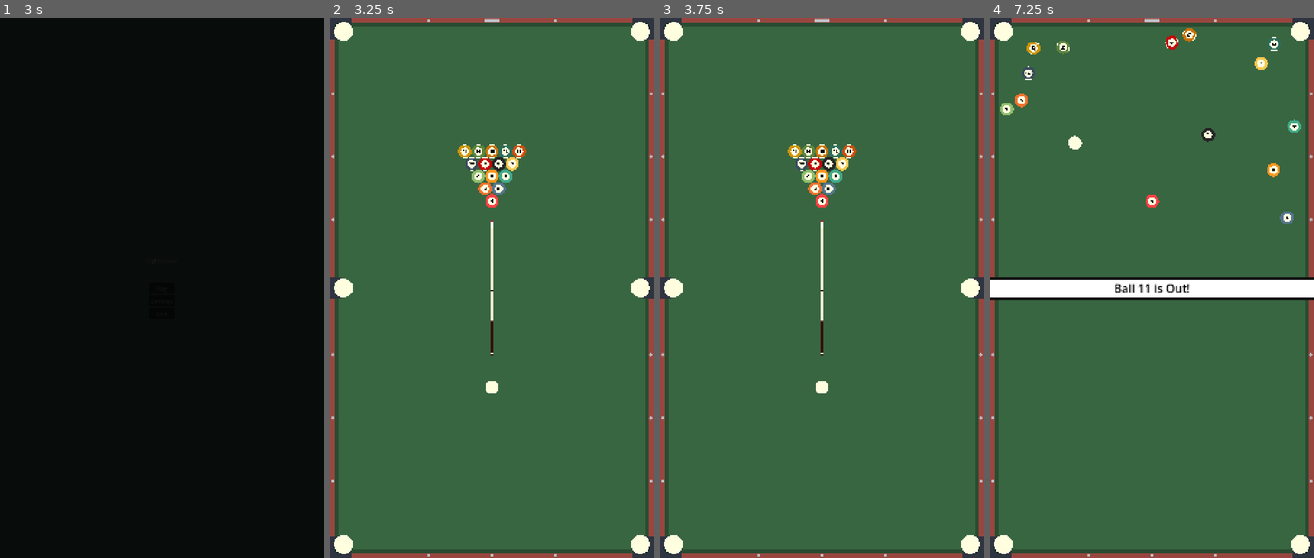
Above: before the commit, frames 1-4 (left to right).
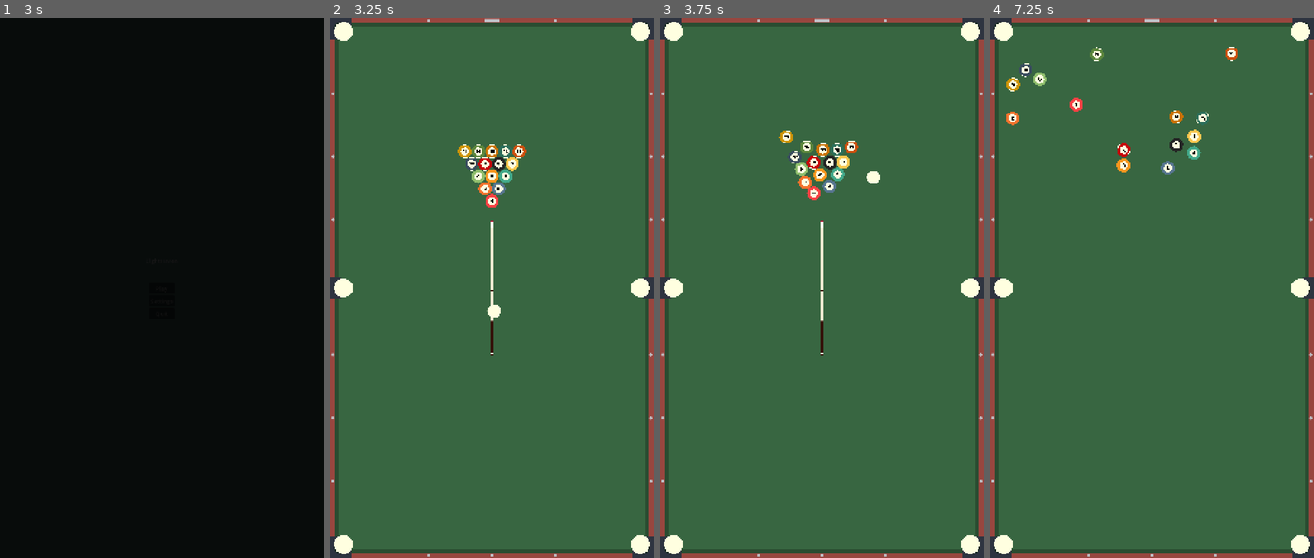
Above: after the commit, the same moments.

Repository: Yukeey07/EightHaven
Game: Godot game, scene res://assets/scenes/main_menu.tscn
Same seed, same stepped clock (60 frames per second), same inputs: the game is played once before the commit and once after it.
Inputs (mouse positions are in pixels of both pictures, inside the frame that each line leads up to):
- Up to frame 1 (3 s): click "Play" at 0.5 s; click "Play" at 1.25 s; click "Play" at 2 s; move the mouse to (233, 261) at 2.77 s; click (233, 261) at 2.92 s
- Up to frame 2 (3.25 s): no input
- Up to frame 3 (3.75 s): drag from (757, 315) to (971, 34) at 3.52 s
- Up to frame 4 (7.25 s): move the mouse to (1184, 169) at 4.27 s; click (1184, 169) at 4.42 s; drag from (1135, 396) to (1002, 34) at 5.02 s; move the mouse to (1249, 369) at 5.77 s; click (1249, 369) at 5.92 s; drag from (1054, 207) to (1301, 541) at 6.52 s

Frame 1 is identical in both runs. In frame 2, 0.1% of the frame differs, in the area x 48-53%, y 53-70%; in frame 3, 1.4%; in frame 4, 6.6%, in the area x 0-100%, y 1-53%.

Commit message:
bot mit botShoot() ausführen

Diff:
--- a/assets/scripts/Bot.gd
+++ b/assets/scripts/Bot.gd
@@ -2,13 +2,21 @@
 
 var allBalls = Globals.allBalls
 var allPockets = Globals.allPockets
+var gameBall: Ball = allBalls[0]
+var meaningfulBalls = []
 var vectorsFromGameBallToBalls = []
 var vectorsFromBallstoPockets = []
 var possibleShots = []
 # Called when the node enters the scene tree for the first time.
 func _ready() -> void:
-	findBestShot()
-	pass # Replace with function body.
+	botShoot()
+	pass
+
+func botShoot():
+	var bestShot = findBestShot()
+	print(bestShot)
+	shoot(bestShot)
+	return true
 
 
 # Called every frame. 'delta' is the elapsed time since the previous frame.
@@ -16,12 +24,22 @@
 	pass
 
 func findBestShot():
+	getAllMeaningfulBalls()
 	vectorsFromGameBallToBalls.clear()
 	vectorsFromBallstoPockets.clear()
 	generateVectorsForAiming()
 	checkVectors()
 	possibleShots.sort_custom(compareVectorLength)
 	return possibleShots[0]
+
+func getAllMeaningfulBalls():
+	for i in allBalls:
+		if i.number > 8:
+			meaningfulBalls.push_back(i)
+	if meaningfulBalls.is_empty():
+		for i in allBalls:
+			if i.number == 8:
+				meaningfulBalls.push_back(i)
 
 func compareVectorLength(a: Vector2,b: Vector2):
 	if(a.length()<b.length()):
@@ -40,11 +58,11 @@
 
 func generateVectorsForAiming():
 	var gameBall = allBalls[0]
-	for i in allBalls.size()/2-1:
+	for i in meaningfulBalls.size():
 		#Vektoren von Spielball zu Ziel-Ball
-		vectorsFromGameBallToBalls.push_back(calculateVectorFromGameBallToBall(gameBall,allBalls[i+8]))
+		vectorsFromGameBallToBalls.push_back(calculateVectorFromGameBallToBall(gameBall,meaningfulBalls[i]))
 		#Vektoren von Allen Bällen zu allen Löchern
-		vectorsFromBallstoPockets.push_back(calculateAllVectorsToPocets(allBalls[i+8]))
+		vectorsFromBallstoPockets.push_back(calculateAllVectorsToPocets(meaningfulBalls[i]))
 	print(vectorsFromBallstoPockets)
 
 func checkVectors():
@@ -86,3 +104,7 @@
 			resultVector = Vector2(vector1.x*-1.03,vector1.y*-1.03)
 	#je nach unterschied werte von vektor von spielball zu zielball verändern.
 	return resultVector
+
+func shoot(vect: Vector2):
+	gameBall.apply_central_impulse(vect*2)
+	pass
--- a/assets/scripts/gameManager.gd
+++ b/assets/scripts/gameManager.gd
@@ -16,7 +16,6 @@
 	spawnBalls()
 	spawnBot()
 	await get_tree().create_timer(10.0).timeout
-	print(Globals.allPockets)
 	pass # Replace with function body.
 
 # Called every frame. 'delta' is the elapsed time since the previous frame.
@@ -35,7 +34,6 @@
 		spawnBallRow(target_pos, i + 1)
 		target_pos += Vector2(62.5,-115)
 	index = 1
-	print(allBalls)
 	pass
 
 func spawnBallRow(startPos : Vector2, length: int):
--- a/assets/scripts/interaction_field.gd
+++ b/assets/scripts/interaction_field.gd
@@ -37,7 +37,6 @@
 
 
 func _on_body_exited(body: Node2D) -> void:
-	print(body.get_parent())
 	if body.is_in_group("gameBall"):
 		pass
 	pass # Replace with function body.
